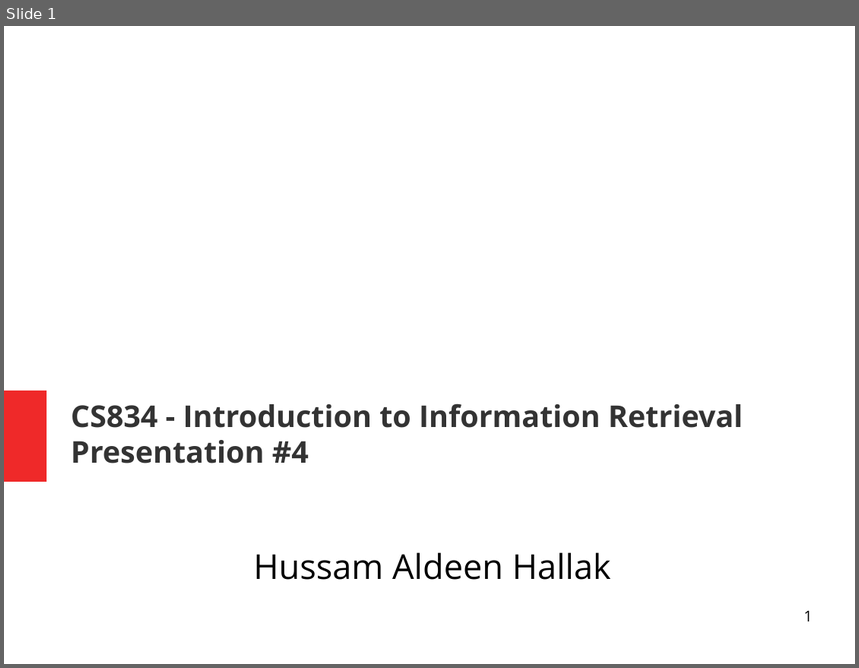
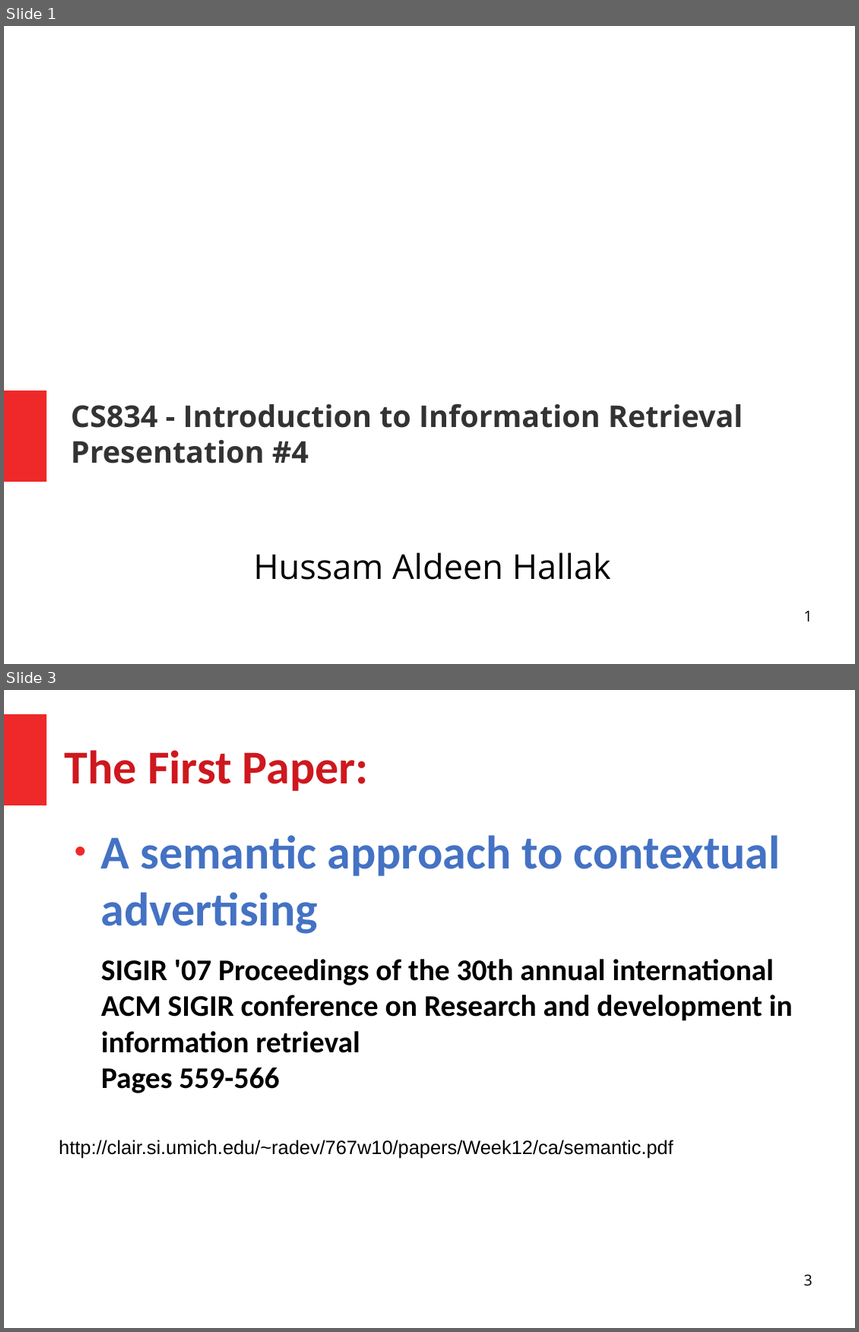
Before and after one commit to HussamHallak/cs834-f17, a slide deck: assignments/P4/P4.odp. Shown one above the other, each under a label of ours: slide 1 before the commit, slides 1 and 3 after it; the slides between them are not shown. The pictures are 859x668 and 859x1332 pixels, drawn with LibreOffice and Linux fonts; fonts in the diff are those of the drawing. Boxes give left, top, right and bottom in pixels: in the first picture for what was removed or moved away, otherwise in the second. Text is boxed around its words. In the diff, an @@ line names an element or a change of style, - is before the commit and + after.

```diff
--- a/assignments/P4/P4.odp
+++ b/assignments/P4/P4.odp
@@ slide 3 added at (4, 690, 855, 1328), background #FFFFFF @@
@@ rectangle added at (4, 714, 47, 805), fill #EF2929 @@
@@ title added at (65, 750, 369, 791), 44 pt, text #CE181E, bold @@
+The First Paper:
@@ text added at (101, 835, 793, 1094), 28 pt, text #000000, bold @@
+● A semantic approach to contextual advertising
+SIGIR '07 Proceedings of the 30th annual international ACM SIGIR conference on Research and development in information retrieval
+Pages 559-566
@@ text added at (59, 1140, 674, 1159), 18 pt, text #000000 @@
+http://clair.si.umich.edu/~radev/767w10/papers/Week12/ca/semantic.pdf
@@ page number added at (804, 1274, 813, 1287), 14 pt, text #000000 @@
+3
```
Also in this commit, not shown: 2 slides changed, 42 other slides added, 40 slides removed, 36 other files.
